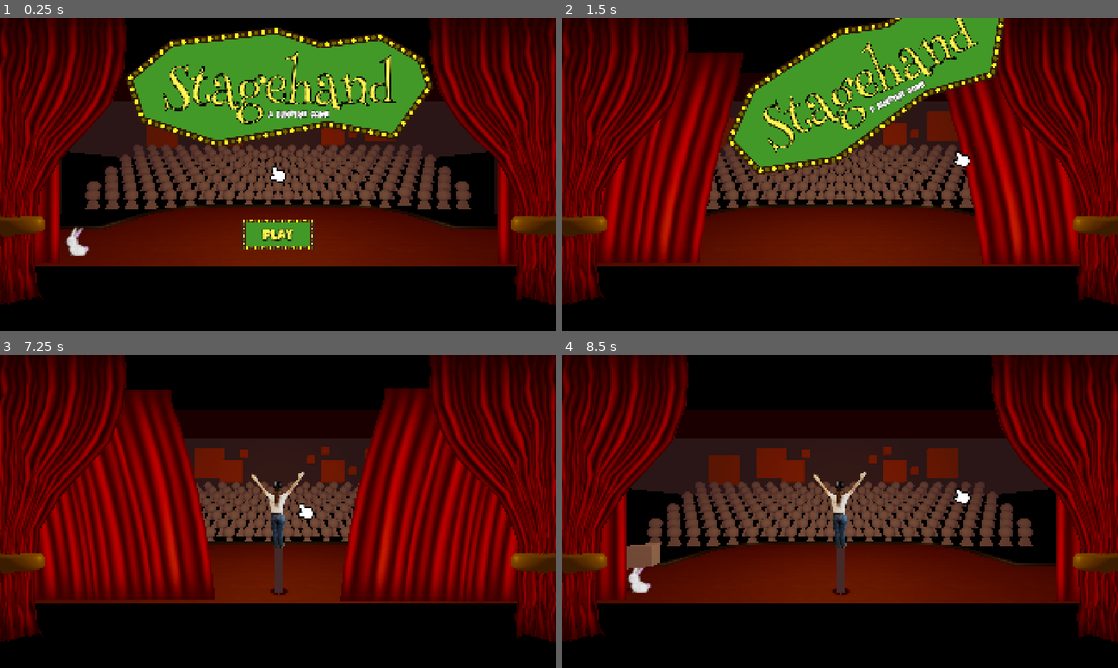
Above: before the commit, frames 1-4 (two rows, left to right).
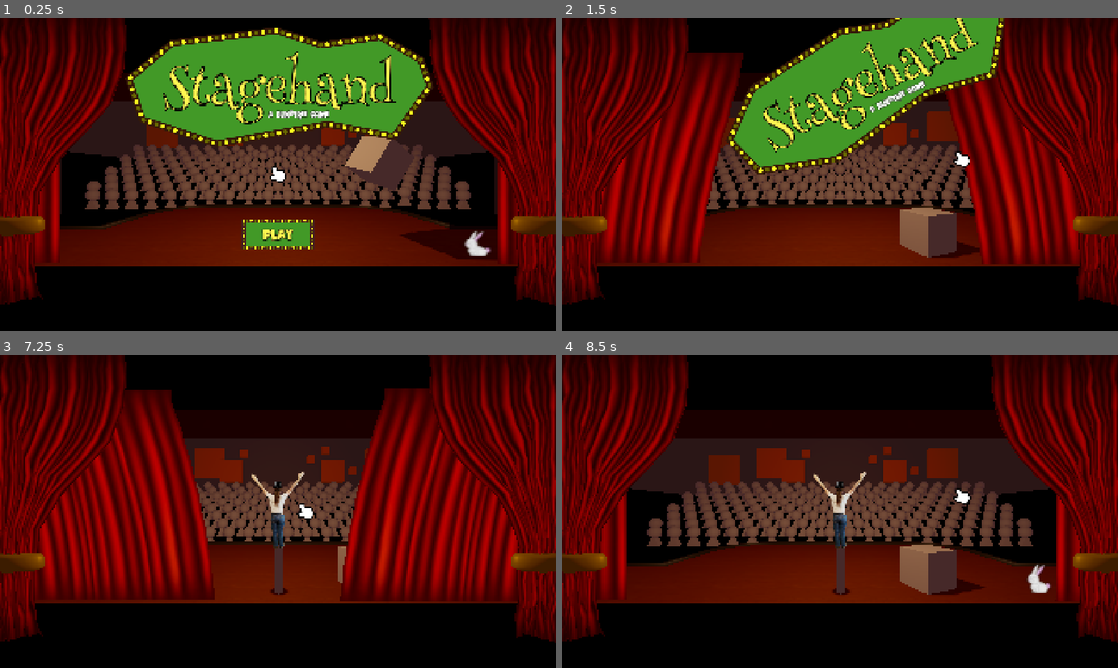
Above: after the commit, the same moments.

Repository: Momonyaro/cgj-2026
Game: Godot game, scene res://src/stage/stage.tscn
The game is run twice, just before and just after one commit, with the same random seed, the same clock (stepped at 60 frames per second) and the same inputs.
Inputs (mouse positions are in pixels of both pictures, inside the frame that each line leads up to):
- Up to frame 1 (0.25 s): no input
- Up to frame 2 (1.5 s): click "PLAY" at 0.5 s; tap Enter at 1.25 s; move the mouse to (962, 158) at 1.27 s; click (962, 158) at 1.35 s
- Up to frame 3 (7.25 s): tap Space at 1.52, 2.27, 3.77, 4.52, 5.27 s; move the mouse to (166, 527) at 2.02 s; click (166, 527) at 2.1 s; move the mouse to (333, 442) at 2.77 s; click (333, 442) at 2.85 s; move the mouse to (250, 574) at 3.52 s; click (250, 574) at 3.6 s; move the mouse to (444, 558) at 4.27 s; click (444, 558) at 4.35 s; move the mouse to (111, 464) at 5.02 s; click (111, 464) at 5.1 s; click "Continue" at 5.75 s; move the mouse to (305, 511) at 6.52 s; click (305, 511) at 6.6 s
- Up to frame 4 (8.5 s): move the mouse to (756, 433) at 7.27 s; click (756, 433) at 7.35 s; tap Space at 7.52, 8.27 s; move the mouse to (962, 495) at 8.02 s; click (962, 495) at 8.1 s

The runs differ from the first frame. In frame 1, 2.5% of the frame differs, in the area x 11-90%, y 37-78%; in frame 2, 1.6%; in frame 3, 0.1%; in frame 4, 2.5%.

Commit message:
Add shared props scene

Diff:
--- a/src/acts/act1/act1.tscn
+++ b/src/acts/act1/act1.tscn
@@ -3,13 +3,7 @@
 [ext_resource type="Script" uid="uid://cyvljmchtkt42" path="res://src/shared/act_engine/act_engine.gd" id="1_a1avv"]
 [ext_resource type="Resource" uid="uid://dy02n1784ay7o" path="res://src/acts/act1/act1_collection.tres" id="2_6i72p"]
 [ext_resource type="PackedScene" uid="uid://b8lftmrjj2j6u" path="res://src/shared/magician/magician.tscn" id="2_dr7gf"]
-[ext_resource type="Script" uid="uid://bdikod1okhnrq" path="res://src/shared/interactables/grabbable_item.gd" id="4_sc0kd"]
 [ext_resource type="PackedScene" uid="uid://cpn03j74nonps" path="res://src/acts/act1/instructions/act1_notes.tscn" id="5_dwhyu"]
-[ext_resource type="PackedScene" uid="uid://idhdvq5d4t17" path="res://src/acts/act1/bunny/bunny.tscn" id="6_6oiti"]
-
-[sub_resource type="BoxMesh" id="BoxMesh_dwhyu"]
-
-[sub_resource type="BoxShape3D" id="BoxShape3D_6oiti"]
 
 [node name="Act1" type="Node3D" unique_id=248595300]
 
@@ -22,26 +16,3 @@
 
 [node name="Magician" parent="." unique_id=1219081681 instance=ExtResource("2_dr7gf")]
 transform = Transform3D(1, 0, 0, 0, 1, 0, 0, 0, 1, 0, -2, 0)
-
-[node name="GrabbableCube" type="RigidBody3D" parent="." unique_id=1208654002 node_paths=PackedStringArray("grab_point")]
-transform = Transform3D(0.78765625, 0.5135116, 0.34044603, -0.47136557, 0.85808265, -0.20373677, -0.396752, 0, 0.91792583, -4.6710687, 2.3841555, 0)
-collision_layer = 3
-axis_lock_linear_z = true
-axis_lock_angular_x = true
-freeze_mode = 1
-script = ExtResource("4_sc0kd")
-grab_point = NodePath("GrabPoint")
-
-[node name="GrabPoint" type="Marker3D" parent="GrabbableCube" unique_id=187333033]
-transform = Transform3D(1, 0, 0, 0, 1, 0, 0, 0, 1, 0, 0.5537808, 0)
-
-[node name="MeshInstance3D" type="MeshInstance3D" parent="GrabbableCube" unique_id=1736867613]
-transform = Transform3D(0.5, 0, 0, 0, 0.5, 0, 0, 0, 0.5, 0, 0, 0)
-mesh = SubResource("BoxMesh_dwhyu")
-
-[node name="CollisionShape3D" type="CollisionShape3D" parent="GrabbableCube" unique_id=954854723]
-transform = Transform3D(0.5, 0, 0, 0, 0.5, 0, 0, 0, 0.5, 0, 0, 0)
-shape = SubResource("BoxShape3D_6oiti")
-
-[node name="Bunny" parent="." unique_id=2104088067 instance=ExtResource("6_6oiti")]
-transform = Transform3D(1, 0, 0, 0, 1, 0, 0, 0, 1, -5.010597, 0.98654866, 0)
--- a/src/main_menu.tscn
+++ /dev/null
@@ -1,28 +0,0 @@
-[gd_scene format=3 uid="uid://c1mag2fp6kktm"]
-
-[ext_resource type="Script" uid="uid://dl2kkbtgacfc4" path="res://src/shared/main_menu/main_menu.gd" id="1_guuao"]
-
-[node name="MainMenu2" type="Node3D" unique_id=1977201017]
-script = ExtResource("1_guuao")
-
-[node name="CanvasLayer" type="CanvasLayer" parent="." unique_id=66798192]
-layer = -1
-
-[node name="CenterContainer" type="CenterContainer" parent="CanvasLayer" unique_id=250680632]
-anchors_preset = 15
-anchor_right = 1.0
-anchor_bottom = 1.0
-grow_horizontal = 2
-grow_vertical = 2
-
-[node name="VBoxContainer" type="VBoxContainer" parent="CanvasLayer/CenterContainer" unique_id=1020420901]
-layout_mode = 2
-alignment = 1
-
-[node name="PlayButton" type="Button" parent="CanvasLayer/CenterContainer/VBoxContainer" unique_id=924061922]
-custom_minimum_size = Vector2(250, 0)
-layout_mode = 2
-text = "PLAY"
-
-[connection signal="pressed" from="CanvasLayer/CenterContainer/VBoxContainer/PlayButton" to="." method="play"]
-[connection signal="pressed" from="CanvasLayer/CenterContainer/VBoxContainer/PlayButton" to="CanvasLayer/CenterContainer/VBoxContainer/PlayButton" method="queue_free"]
--- /dev/null
+++ b/src/shared/interactables/shared_props.tscn
@@ -0,0 +1,31 @@
+[gd_scene format=3 uid="uid://c3b2r8ljducgi"]
+
+[ext_resource type="PackedScene" uid="uid://idhdvq5d4t17" path="res://src/acts/act1/bunny/bunny.tscn" id="1_m1phi"]
+[ext_resource type="Script" uid="uid://bdikod1okhnrq" path="res://src/shared/interactables/grabbable_item.gd" id="2_02raa"]
+
+[sub_resource type="BoxMesh" id="BoxMesh_x12vv"]
+
+[sub_resource type="BoxShape3D" id="BoxShape3D_et5mx"]
+
+[node name="SharedProps" type="Node3D" unique_id=1525609911]
+
+[node name="Bunny" parent="." unique_id=2104088067 instance=ExtResource("1_m1phi")]
+transform = Transform3D(1, 0, 0, 0, 1, 0, 0, 0, 1, 0.5407475, 0, 0)
+
+[node name="GrabbableCube2" type="RigidBody3D" parent="." unique_id=189799562 node_paths=PackedStringArray("grab_point")]
+transform = Transform3D(0.78765625, 0.5135116, 0.34044603, -0.47136557, 0.85808265, -0.20373677, -0.39675203, 0, 0.91792583, -1.506614, 2.4618309, -0.5565994)
+collision_layer = 3
+axis_lock_linear_z = true
+axis_lock_angular_x = true
+freeze_mode = 1
+script = ExtResource("2_02raa")
+grab_point = NodePath("GrabPoint")
+
+[node name="GrabPoint" type="Marker3D" parent="GrabbableCube2" unique_id=1781792371]
+transform = Transform3D(1, 0, 0, 0, 1, 0, 0, 0, 1, 0, 0.5537808, 0)
+
+[node name="MeshInstance3D" type="MeshInstance3D" parent="GrabbableCube2" unique_id=1860639979]
+mesh = SubResource("BoxMesh_x12vv")
+
+[node name="CollisionShape3D" type="CollisionShape3D" parent="GrabbableCube2" unique_id=873245793]
+shape = SubResource("BoxShape3D_et5mx")
--- a/src/shared/main_menu/main_menu.tscn
+++ b/src/shared/main_menu/main_menu.tscn
@@ -7,7 +7,6 @@
 [ext_resource type="Texture2D" uid="uid://cfasc037yodvf" path="res://src/shared/main_menu/button_anim_0.png" id="5_25cp6"]
 [ext_resource type="Texture2D" uid="uid://d4ttrfhpth58" path="res://src/shared/main_menu/button_anim_1.png" id="6_8kgk2"]
 [ext_resource type="Texture2D" uid="uid://cms5dkkymts7g" path="res://src/shared/main_menu/button_hover.png" id="7_kq7dq"]
-[ext_resource type="PackedScene" uid="uid://idhdvq5d4t17" path="res://src/acts/act1/bunny/bunny.tscn" id="8_8kgk2"]
 
 [sub_resource type="Animation" id="Animation_8kgk2"]
 length = 0.001
@@ -158,8 +157,5 @@
 horizontal_alignment = 1
 vertical_alignment = 1
 
-[node name="Bunny" parent="." unique_id=2104088067 instance=ExtResource("8_8kgk2")]
-transform = Transform3D(1, 0, 0, 0, 1, 0, 0, 0, 1, -5.010597, 0.98654866, 0)
-
 [connection signal="pressed" from="CenterContainer/VBoxContainer/TextureButton" to="." method="play"]
 [connection signal="pressed" from="CenterContainer/VBoxContainer/TextureButton" to="CenterContainer/VBoxContainer/TextureButton" method="queue_free"]
--- a/src/stage/level_loader/level_loader.gd
+++ b/src/stage/level_loader/level_loader.gd
@@ -18,12 +18,16 @@
 var current_level: Node = null
 var current_index := -1
 
+@onready var shared_props_placeholder := $"../SharedProps" as InstancePlaceholder
+var shared_props_instance: Node
+
 
 func _ready():
 	if get_child_count() > 0:
 		push_error("Error Initializing")
 	current_level = Levels.get_main_menu().instantiate()
 	add_child(current_level)
+	_reset_shared_props.call_deferred()
 
 
 # -- API --
@@ -40,6 +44,7 @@
 		_load_end_screen()
 
 	add_child(current_level)
+	_reset_shared_props()
 
 	await await_notes()
 	await _transition_out()
@@ -80,6 +85,12 @@
 	await await_curtains()
 
 
+func _reset_shared_props():
+	if shared_props_instance:
+		shared_props_instance.queue_free()
+	shared_props_instance = shared_props_placeholder.create_instance()
+
+
 func await_notes():
 	while Stage.notes_board.currently_shown:
 		await get_tree().process_frame
--- a/src/stage/stage.tscn
+++ b/src/stage/stage.tscn
@@ -260,3 +260,6 @@
 
 [node name="NotesBoard" parent="." unique_id=322694326 instance=ExtResource("10_itwdx")]
 transform = Transform3D(1.0000001, 0, 0, 0, 1, 0, 0, 0, 1.0000001, -3.047891, 3.133942, 0.7261529)
+
+[node name="SharedProps" parent="." unique_id=1525609911 instance_placeholder="res://src/shared/interactables/shared_props.tscn"]
+transform = Transform3D(1, 0, 0, 0, 1, 0, 0, 0, 1, 4.227703, 1.1640415, 0)
